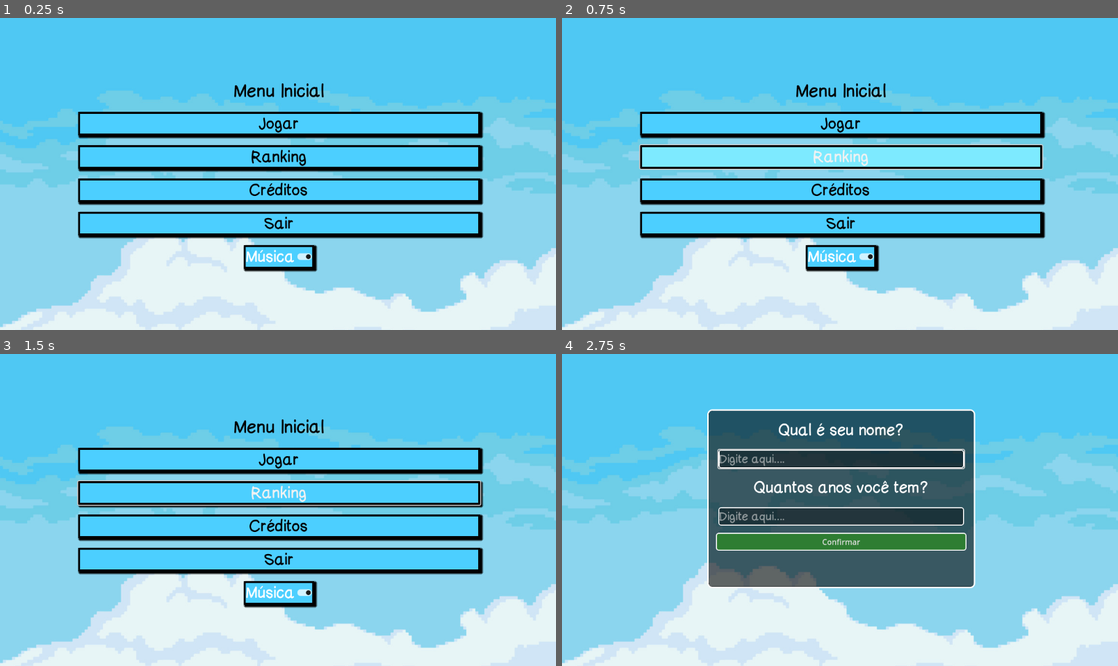
Above: before the commit, frames 1-4 (two rows, left to right).
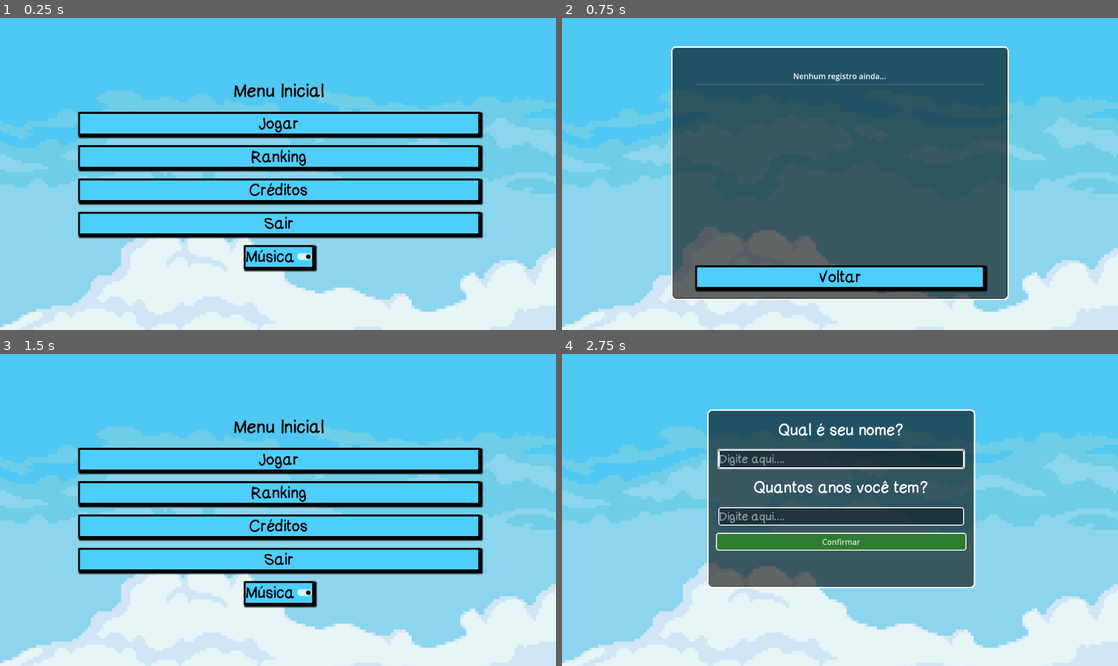
Above: after the commit, the same moments.

Repository: lucaschefferh/ProjetoIntegrador
Game: Godot game, scene res://scenes/main_menu/main_menu.tscn
Two runs of this game, one before a commit and one after it. Both use one fixed random seed, a clock stepped at 60 frames per second and the inputs below. This scene is started directly instead of the project's main scene.
Inputs (mouse positions are in pixels of both pictures, inside the frame that each line leads up to):
- Up to frame 1 (0.25 s): no input
- Up to frame 2 (0.75 s): click "Ranking" at 0.5 s
- Up to frame 3 (1.5 s): click (278, 612) at 1.25 s, where only the run after the commit has a clickable "Voltar"
- Up to frame 4 (2.75 s): click "Jogar" at 2 s

The runs differ from the first frame. In frame 1, 0.2% of the frame differs, in the area x 44-53%, y 74-79%; in frame 2, 53%, in the area x 13-87%, y 8-91%; in frame 3, 1.0%; in frame 4, nothing differs.

Commit message:
Ajuste cor música e ranking

Diff:
--- a/scenes/main_menu/main_menu.tscn
+++ b/scenes/main_menu/main_menu.tscn
@@ -156,7 +156,19 @@
 [node name="Button_Musica" type="CheckButton" parent="VBoxContainer"]
 layout_mode = 2
 size_flags_horizontal = 4
+theme_override_colors/font_disabled_color = Color(0, 0, 0, 1)
+theme_override_colors/font_hover_pressed_color = Color(0, 0, 0, 1)
+theme_override_colors/font_hover_color = Color(0, 0, 0, 1)
+theme_override_colors/icon_disabled_color = Color(0, 0, 0, 1)
+theme_override_colors/icon_hover_pressed_color = Color(0, 0, 0, 1)
+theme_override_colors/icon_hover_color = Color(0, 0, 0, 1)
+theme_override_colors/icon_pressed_color = Color(0, 0, 0, 1)
+theme_override_colors/icon_focus_color = Color(0, 0, 0, 1)
+theme_override_colors/icon_normal_color = Color(0, 0, 0, 1)
+theme_override_colors/font_outline_color = Color(0, 0, 0, 1)
 theme_override_colors/font_color = Color(0, 0, 0, 1)
+theme_override_colors/font_focus_color = Color(0, 0, 0, 1)
+theme_override_colors/font_pressed_color = Color(0, 0, 0, 1)
 theme_override_fonts/font = ExtResource("2_ob46e")
 theme_override_font_sizes/font_size = 32
 theme_override_styles/focus = SubResource("StyleBoxFlat_uqeha")
--- a/scripts/ui/main_menu.gd
+++ b/scripts/ui/main_menu.gd
@@ -22,7 +22,7 @@
 
 # Se você tiver um botão de ranking na cena, lembre de conectar o sinal dele também!
 func _on_button_ranking_pressed() -> void:
-	get_tree().change_scene_to_file("res://scenes/main_menu/score_screen.tscn") # Confira se o nome do arquivo é ranking ou score_screen
+	get_tree().change_scene_to_file("res://scenes/main_menu/ranking.tscn") # Confira se o nome do arquivo é ranking ou score_screen
 
 func _on_creditos_pressed():
 	get_tree().change_scene_to_file("res://scenes/main_menu/creditos.tscn")
